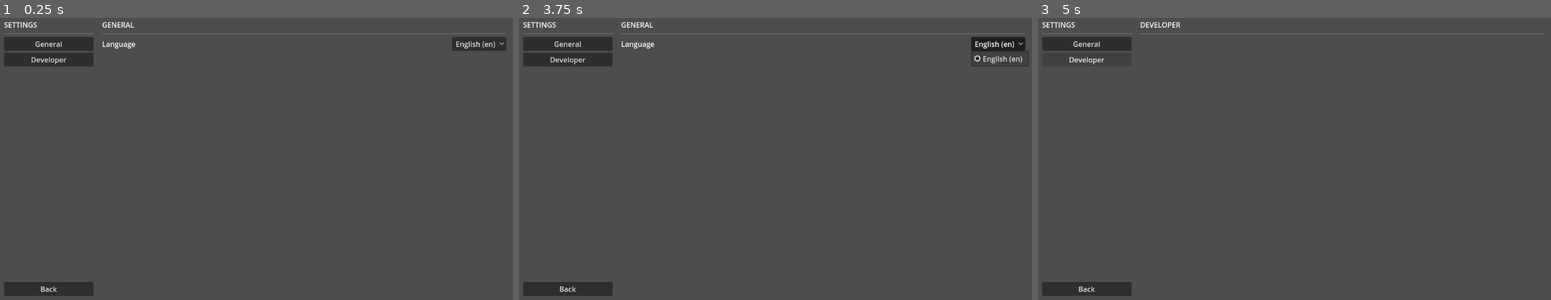
Above: before the commit, frames 1-3 (left to right).
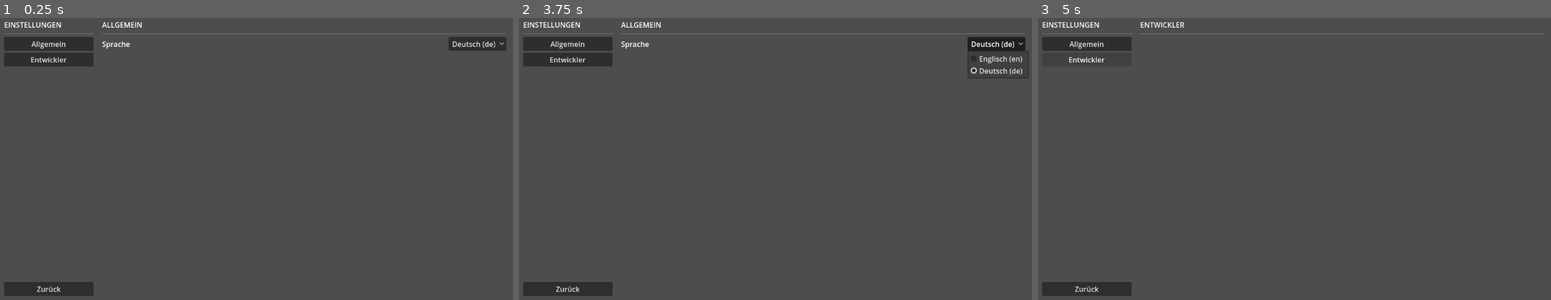
Above: after the commit, the same moments.

Repository: annemarietannengrund/quickstart_godot4.4
Game: Godot game, scene res://Scenes/Settings/settings_scene.tscn
Two runs of this game, one before a commit and one after it. Both use one fixed random seed, a clock stepped at 60 frames per second and the inputs below. This scene is started directly instead of the project's main scene.
Inputs:
- Up to frame 1 (0.25 s): no input
- Up to frame 2 (3.75 s): click "General" (after the commit: "Allgemein") at 0.5 s; click "Developer" (after the commit: "Entwickler") at 1.25 s; click "Back" (after the commit: "Zurück") at 2 s; click "General" (after the commit: "Allgemein") at 2.75 s; click "English (en)" (after the commit: "Deutsch (de)") at 3.5 s
- Up to frame 3 (5 s): click "Developer" (after the commit: "Entwickler") at 4.25 s

The runs differ from the first frame. In frame 1, 0.7% of the frame differs, in the area x 0-97%, y 1-98%; in frame 2, 0.9%, in the area x 0-100%, y 1-98%; in frame 3, 0.4%.
Error before the commit: Invalid access to property or key 'active_language' on a base object of type 'Nil'. (res://Scenes/Settings/settings_scene.gd:45)

Commit message:
Added a settings manager node that listens to signals to decouple app usage and make scene independent

Diff:
--- /dev/null
+++ b/Scenes/Settings/settings_manager.gd
@@ -0,0 +1,27 @@
+class_name SettingsManager extends BasicControl
+
+enum Setting { LANGUAGE }
+
+func _ready():
+	handle_no_config()
+	#connection_map = []
+	connect_signal(SignalBus.change_setting, change_setting)
+	# or
+	#connect_signal()
+
+func change_setting(setting_type, setting_value):
+	match Setting[Setting.find_key(setting_type)]:
+		Setting.LANGUAGE:
+			App.config.active_language = setting_value
+			# set the translation server to the new language code
+			TranslationServer.set_locale(Globals.language_map[App.config.active_language])
+	# signal for a save of the settings file
+	SignalBus.saverloader.emit(SaverLoader.Action.SAVE_SETTINGS)
+
+func handle_no_config():
+	if App.config is SettingsData:
+		return
+	App.config = SettingsData.new()
+
+func _process(_delta):
+	pass
--- a/Scenes/Settings/settings_scene.gd
+++ b/Scenes/Settings/settings_scene.gd
@@ -9,15 +9,13 @@
 @onready var language_option_button: OptionButton = %LanguageOptionButton
 @onready var settings_developer_section: Control = %Settings_Developer
 
-enum Sections { GENERAL, DEVELOPER }
-var sections :Array = []
-
 func _ready():
+	TranslationServer.set_locale(Globals.language_map[App.config.active_language])
 	_setup_fields()
 	connect_signal(back.pressed, MainSM.change_to_main_menu)
 	connect_signal(settings_general_button.pressed, _menu_button_pressed.bind(settings_general_section))
 	connect_signal(settings_developer_button.pressed, _menu_button_pressed.bind(settings_developer_section))
-
+	connect_signal(language_option_button.item_selected, _language_option_selected)
 
 func _setup_fields():
 	_setup_language_settings()
@@ -34,6 +32,8 @@
 func _setup_language_settings():
 	# Clear optionsbutton content
 	language_option_button.clear()
+	var active_language = App.config.active_language if App.config else 0
+
 	# add options
 	for language_option in Globals.Language.keys():
 		var index = Globals.Language[language_option]
@@ -42,15 +42,12 @@
 			index
 		)
 		# make current value the preselected
-		if App.config.active_language == index:
+		if active_language == index:
 			language_option_button.selected = index
-	# connect selected event to callback
-	connect_signal(language_option_button.item_selected, _language_option_selected)
 
 func _language_option_selected(selected_val: int):
 	# update the config with the selected option
-	App.config.active_language = Globals.Language[Globals.Language.find_key(selected_val)]
-	# signal for a save of the settings file
-	SignalBus.saverloader.emit(SaverLoader.Action.SAVE_SETTINGS as SaverLoader.Action)
-	# set the translation server to the new language code
-	TranslationServer.set_locale(Globals.language_map[App.config.active_language])
+	#App.config.active_language =
+	SignalBus.change_setting.emit(SettingsManager.Setting.LANGUAGE, Globals.Language[Globals.Language.find_key(selected_val)])
+	# setup the language dropdown again, to have localized languages
+	_setup_language_settings()
--- a/Scenes/Settings/settings_scene.tscn
+++ b/Scenes/Settings/settings_scene.tscn
@@ -1,6 +1,7 @@
-[gd_scene load_steps=3 format=3 uid="uid://dix5g7kksnqb1"]
+[gd_scene load_steps=4 format=3 uid="uid://dix5g7kksnqb1"]
 
 [ext_resource type="Script" uid="uid://dthvoahc124wf" path="res://scenes/Settings/settings_scene.gd" id="1_b1m70"]
+[ext_resource type="Script" uid="uid://ccmpf311p1ia3" path="res://scenes/Settings/settings_manager.gd" id="2_mnfvd"]
 [ext_resource type="Script" uid="uid://di341opsdlvel" path="res://base_nodes/content_node.gd" id="2_ruxrw"]
 
 [node name="SettingsScene" type="Control" node_paths=PackedStringArray("content_node")]
@@ -13,6 +14,13 @@
 script = ExtResource("1_b1m70")
 content_node = NodePath("MarginContainer/HBoxContainer/MarginContainer/ScrollContainer/Content")
 metadata/_custom_type_script = "uid://c2mx17fgkjbiq"
+
+[node name="SettingsManager" type="Control" parent="."]
+anchors_preset = 0
+offset_right = 40.0
+offset_bottom = 40.0
+script = ExtResource("2_mnfvd")
+metadata/_custom_type_script = "uid://ccmpf311p1ia3"
 
 [node name="MarginContainer" type="MarginContainer" parent="."]
 layout_mode = 1
@@ -110,6 +118,8 @@
 [node name="Label" type="Label" parent="MarginContainer/HBoxContainer/MarginContainer/ScrollContainer/Content/Settings_General/VBoxContainer/LanguageOption"]
 layout_mode = 2
 size_flags_horizontal = 3
+tooltip_text = "SELECT_YOUR_LANGUAGE"
+mouse_filter = 0
 text = "LANGUAGE"
 
 [node name="LanguageOptionButton" type="OptionButton" parent="MarginContainer/HBoxContainer/MarginContainer/ScrollContainer/Content/Settings_General/VBoxContainer/LanguageOption"]
--- a/Translations/translations.csv
+++ b/Translations/translations.csv
@@ -8,3 +8,4 @@
 ENGLISH,English,Englisch
 GERMAN,German,Deutsch
 DEVELOPER,Developer,Entwickler
+SELECT_YOUR_LANGUAGE,Select your Language,Wähle deine Sprache
--- a/autoloader/signal_bus.gd
+++ b/autoloader/signal_bus.gd
@@ -4,6 +4,7 @@
 signal date_changed
 signal change_scene
 signal saverloader
+signal change_setting
 
 func connect_signals(connection_map:Array) -> void:
 	for item in connection_map:
@@ -24,3 +25,4 @@
 	date_changed.emit()
 	change_scene.emit()
 	saverloader.emit()
+	change_setting.emit()
Not shown, added: Scenes/Settings/settings_manager.gd.uid
Binary file changed: Translations/translations.de.translation
Binary file changed: Translations/translations.en.translation
